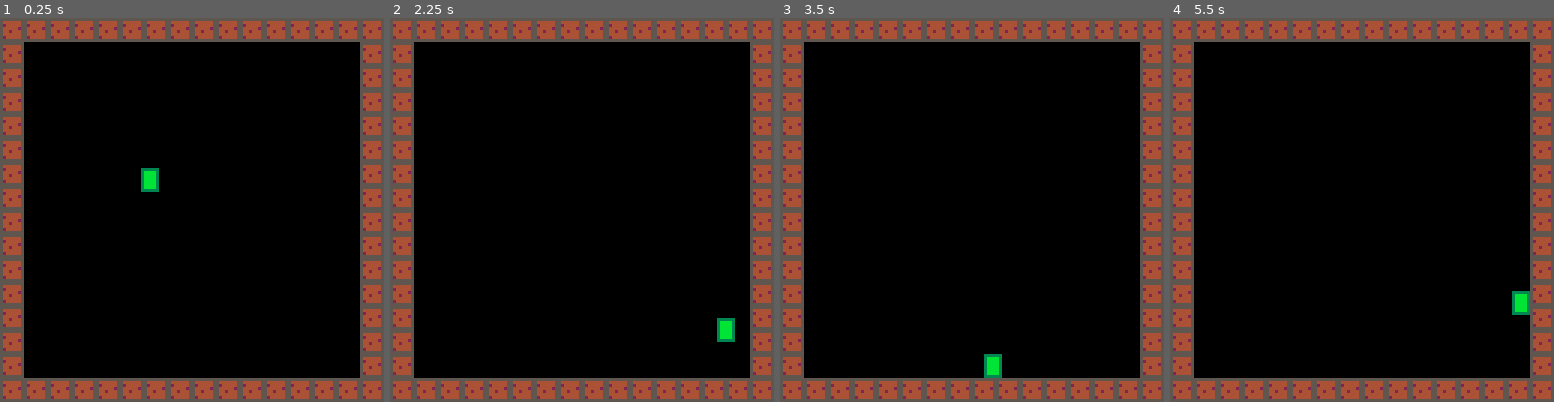
Above: before the commit, frames 1-4 (left to right).
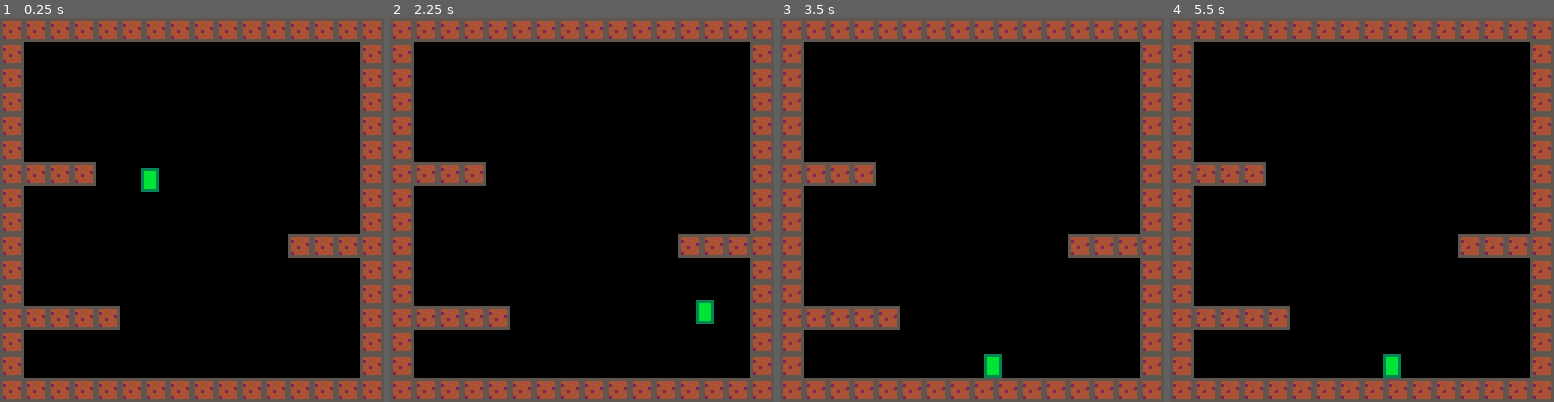
Above: after the commit, the same moments.

Repository: adparadise/pico8-games
Game: PICO-8 cartridge platform.p8
Same seed, same stepped clock (60 frames per second), same inputs: the game is played once before the commit and once after it.
Inputs:
- Up to frame 1 (0.25 s): no input
- Up to frame 2 (2.25 s): tap X (X key) at 0.33, 1.07, 1.85 s; tap O (Z key) at 0.7, 1.7, 2.1 s; hold Right 1.6-2.1 s; hold Up from 2.15 s (still down)
- Up to frame 3 (3.5 s): release Up at 2.42 s; hold Right 2.47-3.03 s; tap O (Z key) at 2.5, 2.9, 3.3 s; tap X (X key) at 2.97 s; hold Left from 3.08 s (still down)
- Up to frame 4 (5.5 s): release Left at 3.58 s; hold Down 3.63-3.97 s; tap O (Z key) every 0.4 s from 3.7 to 5.3 s; hold Right 4.02-4.68 s; tap X (X key) at 4.08, 5.2 s; hold Up 4.73-5.03 s; hold Left from 5.08 s (still down)

The runs differ from the first frame. In frame 1, 3.9% of the frame differs, in the area x 6-94%, y 37-82%; in frame 2, 4.5%, in the area x 6-94%, y 37-85%; in frame 3, 3.9%; in frame 4, 4.5%.

Commit message:
add air movement

Diff:
--- a/platform.p8
+++ b/platform.p8
@@ -9,12 +9,16 @@
 RIGHT_BUTTON = 1
 JUMP_BUTTON = 2
 
-JUMP_TIME = 10
+JUMP_TIME = 3
+JUMP_SPEED = 6
 MAX_TIME = 20000
 MAX_RUN_SPEED = 4
 RUN_ACCEL = 1
 GRAVITY_ACCEL = 0.8
-FRICTION = 0.5
+STANDING_FRICTION = 0.6
+MIN_FRICTION_SPEED = 0.4
+AIR_ACCEL = 0.7
+AIR_FRICTION = 0.8
 
 t = 0
 players = {}
@@ -87,8 +91,15 @@
   if (player.state == STANDING and btn(JUMP_BUTTON, player.input) and player.jump_released) then
     player.state = JUMPING
     player.jump_until = t + JUMP_TIME
-    player.vy =- 4
+    player.vy =- JUMP_SPEED
     player.jump_released = false
+    player.jump_direction = 0
+    if (player.vx < 0) then
+      player.jump_direction = -1
+    end
+    if (player.vx > 0) then
+      player.jump_direction = 1
+    end
   end
   if (player.jump_released == false and not btn(JUMP_BUTTON, player.input)) then
     player.jump_released = true
@@ -100,11 +111,26 @@
     player.jump_until = 0
     player.state = AIRBORNE
   end
+
+  if (player.state == JUMPING or player.state == AIRBORNE) then
+    player.ax = 0
+    if (btn(LEFT_BUTTON, player.input)) then
+      player.ax = -AIR_ACCEL
+      player.jump_direction = -1
+    end
+    if (btn(RIGHT_BUTTON, player.input)) then
+      player.ax = AIR_ACCEL
+      player.jump_direction = 1
+    end
+  end
 end
 
 function update_player_forces(player)
   if (player.state == STANDING and player.ax == 0) then
-    player.vx -= player.vx * FRICTION
+    player.vx -= player.vx * STANDING_FRICTION
+  end
+  if ((player.state == AIRBORNE or player.state == JUMPING) and player.ax == 0) then
+    player.vx -= player.vx * AIR_FRICTION
   end
   if (player.state == AIRBORNE and player.vy < 3) then
     player.vy += GRAVITY_ACCEL
@@ -120,6 +146,10 @@
 
 function update_player_kinetics(player)
   player.code = 0
+  if (player.vx > -MIN_FRICTION_SPEED and player.vx < MIN_FRICTION_SPEED) then
+    player.vx = 0
+    player.x = flr(player.x)
+  end
   local ny = player.y + player.vy
   local nx = player.x + player.vx
   local nty = ny
@@ -169,6 +199,7 @@
       ny = ncy*8-player.h/2
       player.vy = 0
       player.state = STANDING
+      player.jump_direction = 0
     end
   end
 
@@ -196,8 +227,7 @@
 end
 
 function draw_player_debug(player)
-  print(player.state)
-  line(player.x-5, player.nty, player.x+5, player.nty,7)
+  print(player.jump_direction)
 end
 __gfx__
 00000000000000067777750000000000000000000000000000000000033333300000000000000000000000000000000000000000000000000000000000000000
@@ -338,13 +368,13 @@
 2000000000000000000000000000002000000000000000000000000000000000000000000000000000000000000000000000000000000000000000000000000000000000000000000000000000000000000000000000000000000000000000000000000000000000000000000000000000000000000000000000000000000000
 2000000000000000000000000000002000000000000000000000000000000000000000000000000000000000000000000000000000000000000000000000000000000000000000000000000000000000000000000000000000000000000000000000000000000000000000000000000000000000000000000000000000000000
 2000000000000000000000000000002000000000000000000000000000000000000000000000000000000000000000000000000000000000000000000000000000000000000000000000000000000000000000000000000000000000000000000000000000000000000000000000000000000000000000000000000000000000
-2000000000000000000000000000002000000000000000000000000000000000000000000000000000000000000000000000000000000000000000000000000000000000000000000000000000000000000000000000000000000000000000000000000000000000000000000000000000000000000000000000000000000000
-2000000000000000000000000000002000000000000000000000000000000000000000000000000000000000000000000000000000000000000000000000000000000000000000000000000000000000000000000000000000000000000000000000000000000000000000000000000000000000000000000000000000000000
-2000000000000000000000000000002000000000000000000000000000000000000000000000000000000000000000000000000000000000000000000000000000000000000000000000000000000000000000000000000000000000000000000000000000000000000000000000000000000000000000000000000000000000
-2000000000000000000000000000002000000000000000000000000000000000000000000000000000000000000000000000000000000000000000000000000000000000000000000000000000000000000000000000000000000000000000000000000000000000000000000000000000000000000000000000000000000000
-2000000000000000000000000000002000000000000000000000000000000000000000000000000000000000000000000000000000000000000000000000000000000000000000000000000000000000000000000000000000000000000000000000000000000000000000000000000000000000000000000000000000000000
-2000000000000000000000000000002000000000000000000000000000000000000000000000000000000000000000000000000000000000000000000000000000000000000000000000000000000000000000000000000000000000000000000000000000000000000000000000000000000000000000000000000000000000
-2000000000000000000000000000002000000000000000000000000000000000000000000000000000000000000000000000000000000000000000000000000000000000000000000000000000000000000000000000000000000000000000000000000000000000000000000000000000000000000000000000000000000000
+2020202000000000000000000000002000000000000000000000000000000000000000000000000000000000000000000000000000000000000000000000000000000000000000000000000000000000000000000000000000000000000000000000000000000000000000000000000000000000000000000000000000000000
+2000000000000000000000000000002000000000000000000000000000000000000000000000000000000000000000000000000000000000000000000000000000000000000000000000000000000000000000000000000000000000000000000000000000000000000000000000000000000000000000000000000000000000
+2000000000000000000000000000002000000000000000000000000000000000000000000000000000000000000000000000000000000000000000000000000000000000000000000000000000000000000000000000000000000000000000000000000000000000000000000000000000000000000000000000000000000000
+2000000000000000000000002020202000000000000000000000000000000000000000000000000000000000000000000000000000000000000000000000000000000000000000000000000000000000000000000000000000000000000000000000000000000000000000000000000000000000000000000000000000000000
+2000000000000000000000000000002000000000000000000000000000000000000000000000000000000000000000000000000000000000000000000000000000000000000000000000000000000000000000000000000000000000000000000000000000000000000000000000000000000000000000000000000000000000
+2000000000000000000000000000002000000000000000000000000000000000000000000000000000000000000000000000000000000000000000000000000000000000000000000000000000000000000000000000000000000000000000000000000000000000000000000000000000000000000000000000000000000000
+2020202020000000000000000000002000000000000000000000000000000000000000000000000000000000000000000000000000000000000000000000000000000000000000000000000000000000000000000000000000000000000000000000000000000000000000000000000000000000000000000000000000000000
 2000000000000000000000000000002000000000000000000000000000000000000000000000000000000000000000000000000000000000000000000000000000000000000000000000000000000000000000000000000000000000000000000000000000000000000000000000000000000000000000000000000000000000
 2000000000000000000000000000002000000000000000000000000000000000000000000000000000000000000000000000000000000000000000000000000000000000000000000000000000000000000000000000000000000000000000000000000000000000000000000000000000000000000000000000000000000000
 2020202020202020202020202020202000000000000000000000000000000000000000000000000000000000000000000000000000000000000000000000000000000000000000000000000000000000000000000000000000000000000000000000000000000000000000000000000000000000000000000000000000000000
